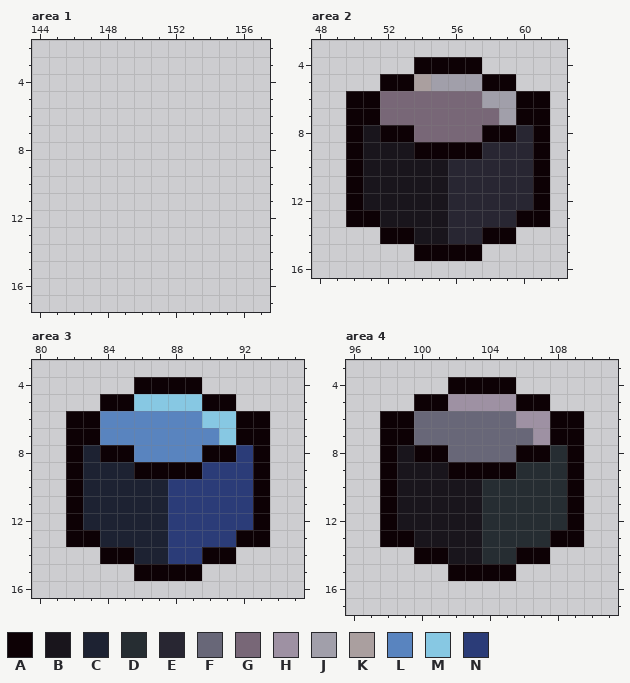
Two versions of one pixel-art file, Calidor The Frog/Sprites/palette creation.ase. That is the earlier state.
360x360 pixels, 1 frame. Colours within 5 levels of each other are drawn and written as one. Shown: area 1: x 144..157, y 2..17; area 2: x 48..62, y 3..16; area 3: x 80..95, y 3..16; area 4: x 96..111, y 3..17. The commit also changed other parts of the picture, which this record leaves out.
Palette (. is transparent): A #0d0105  B #19151c  C #1d2232  D #262d32  E #282632  F #686778  G #786777  H #9e91a3  J #a19faa  K #aa9f9f  L #5984bf  M #87c8e3  N #2b3c78
New version:
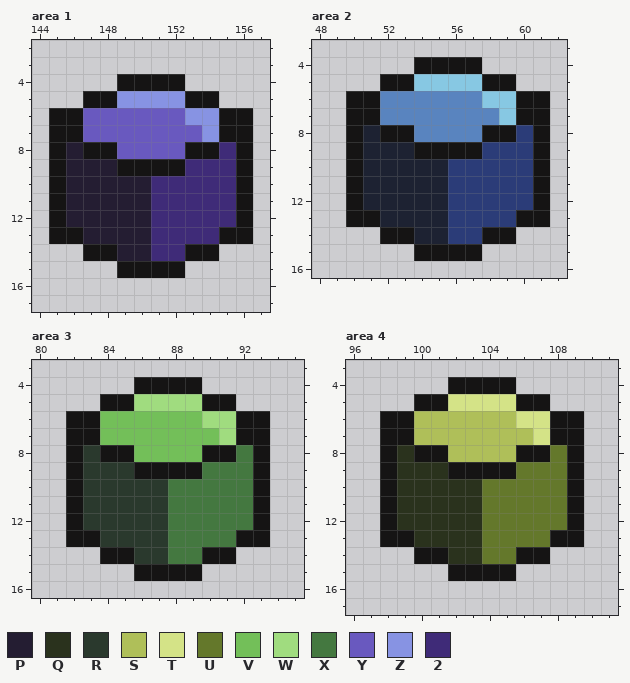
Colours new in this view: P #241d32  Q #2a321d  R #2a392d  S #afbf59  T #d4e387  U #64782b  V #73bf59  W #a0dc7f  X #447840  Y #6959bf  Z #8793e3  2 #3f2b78
Difference:
colour A: #0d0105 -> #151414
Changed rows in their new state; - is a pixel that keeps its letter.
Area 1:
first column x 145:
 4 ----AAAA----
 5 --AAZZZZAA--
 6 AAYYYYYYZZAA
 7 AAYYYYYYYZAA
 8 APAAYYYYAA2A
 9 APPPAAAA222A
10 APPPPP22222A
11 APPPPP22222A
12 APPPPP22222A
13 AAPPPP2222AA
14 --AAPP22AA--
15 ----AAAA----
Area 2:
first column x 51:
 5 ---MMMM---
 6 -LLLLLLMM-
 7 -LLLLLLLM-
 8 C--LLLL--N
 9 CCC----NNN
10 CCCCCNNNNN
11 CCCCCNNNNN
12 CCCCCNNNNN
13 -CCCCNNNN-
14 ---CCNN---
Area 3:
first column x 83:
 5 ---WWWW---
 6 -VVVVVVWW-
 7 -VVVVVVVW-
 8 R--VVVV--X
 9 RRR----XXX
10 RRRRRXXXXX
11 RRRRRXXXXX
12 RRRRRXXXXX
13 -RRRRXXXX-
14 ---RRXX---
Area 4:
first column x 99:
 5 ---TTTT---
 6 -SSSSSSTT-
 7 -SSSSSSST-
 8 Q--SSSS--U
 9 QQQ----UUU
10 QQQQQUUUUU
11 QQQQQUUUUU
12 QQQQQUUUUU
13 -QQQQUUUU-
14 ---QQUU---
